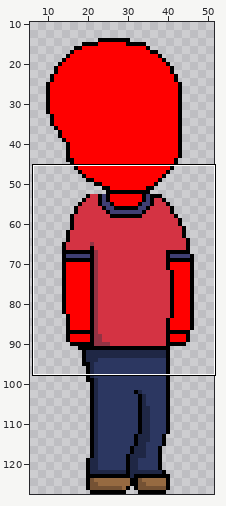
A pixel-art file gets an edit: Drawings/student with jump.ase. The first picture is a wide view before the edit; the outline marks the close-up.
Close-up. As it was:
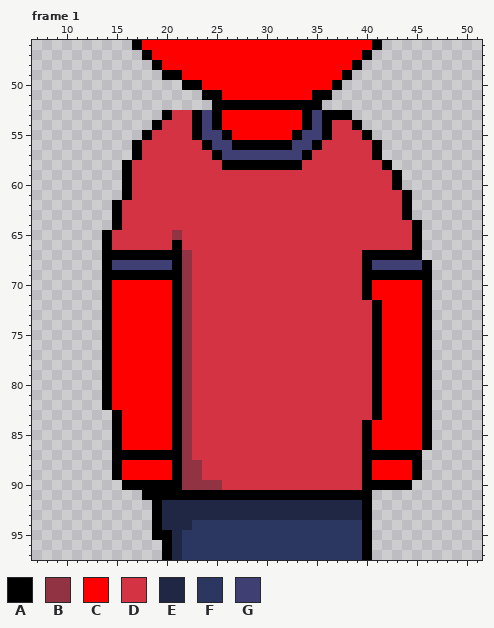
64x128 pixels, 6 frames. Shown: frame 1: x 7..51, y 46..97. The wide view leaves out empty margins. The commit also changed other frames or places, which this record leaves out.
Palette (. is transparent): A #000000  B #923343  C #ff0000  D #d43343  E #1f2745  F #2c3761  G #3f3f74
Pixels before, frame 1, first column x 14:
46 ...ACCCCCCCCCCCCCCCCCCCCCCCA.....
47 ....ACCCCCCCCCCCCCCCCCCCCCA......
48 .....ACCCCCCCCCCCCCCCCCCCA.......
49 ......AACCCCCCCCCCCCCCCCA........
50 ........AACCCCCCCCCCCCCA.........
51 ..........AACCCCCCCCCAA..........
52 ...........AAAAAAAAAAA...........
53 ......ADDAGACCCCCCCCAGAAA........
54 .....ADDDAGACCCCCCCCAGADDA.......
55 ....ADDDDAGGACCCCCCAGGADDDA......
56 ...ADDDDDDAGGAAAAAAGGADDDDDA.....
57 ...ADDDDDDDAGGGGGGGGADDDDDDA.....
58 ..ADDDDDDDDDAAAAAAAADDDDDDDDA....
59 ..ADDDDDDDDDDDDDDDDDDDDDDDDDDA...
60 ..ADDDDDDDDDDDDDDDDDDDDDDDDDDA...
61 ..ADDDDDDDDDDDDDDDDDDDDDDDDDDDA..
62 .ADDDDDDDDDDDDDDDDDDDDDDDDDDDDA..
63 .ADDDDDDDDDDDDDDDDDDDDDDDDDDDDA..
64 .ADDDDDDDDDDDDDDDDDDDDDDDDDDDDDA.
65 ADDDDDDBDDDDDDDDDDDDDDDDDDDDDDDA.
66 ADDDDDDADDDDDDDDDDDDDDDDDDDDDDDA.
67 AAAAAAAABDDDDDDDDDDDDDDDDDAAAAAA.
68 AGGGGGGABDDDDDDDDDDDDDDDDDAGGGGGA
69 AAAAAAAABDDDDDDDDDDDDDDDDDAAAAAAA
70 ACCCCCCABDDDDDDDDDDDDDDDDDACCCCCA
71 ACCCCCCABDDDDDDDDDDDDDDDDDACCCCCA
72 ACCCCCCABDDDDDDDDDDDDDDDDDDACCCCA
73 ACCCCCCABDDDDDDDDDDDDDDDDDDACCCCA
74 ACCCCCCABDDDDDDDDDDDDDDDDDDACCCCA
75 ACCCCCCABDDDDDDDDDDDDDDDDDDACCCCA
76 ACCCCCCABDDDDDDDDDDDDDDDDDDACCCCA
77 ACCCCCCABDDDDDDDDDDDDDDDDDDACCCCA
78 ACCCCCCABDDDDDDDDDDDDDDDDDDACCCCA
79 ACCCCCCABDDDDDDDDDDDDDDDDDDACCCCA
80 ACCCCCCABDDDDDDDDDDDDDDDDDDACCCCA
81 ACCCCCCABDDDDDDDDDDDDDDDDDDACCCCA
82 ACCCCCCABDDDDDDDDDDDDDDDDDDACCCCA
83 .ACCCCCABDDDDDDDDDDDDDDDDDDACCCCA
84 .ACCCCCABDDDDDDDDDDDDDDDDDACCCCCA
85 .ACCCCCABDDDDDDDDDDDDDDDDDACCCCCA
86 .ACCCCCABDDDDDDDDDDDDDDDDDACCCCCA
87 .AAAAAAABDDDDDDDDDDDDDDDDDAAAAAA.
88 .ACCCCCABBDDDDDDDDDDDDDDDDACCCCA.
89 .ACCCCCABBDDDDDDDDDDDDDDDDACCCCA.
90 ..AAAAAABBBBDDDDDDDDDDDDDDAAAAA..
91 ....AAAAAAAAAAAAAAAAAAAAAAA......
92 .....AEEEEEEEEEEEEEEEEEEEEA......
93 .....AEEEEEEEEEEEEEEEEEEEEA......
94 .....AEEEFFFFFFFFFFFFFFFFFA......
95 .....AAEFFFFFFFFFFFFFFFFFFA......
96 ......AEFFFFFFFFFFFFFFFFFFA......
97 ......AEFFFFFFFFFFFFFFFFFFA......
Now the later version:
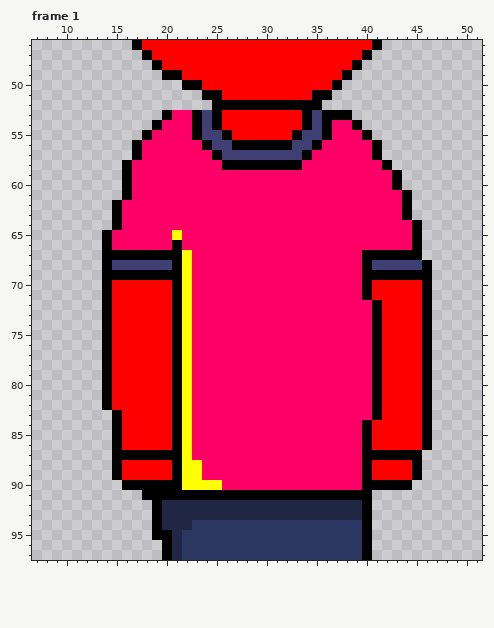
Changes in this commit:
colour B: #923343 -> #ffff00
colour D: #d43343 -> #ff0066
Changed places in both close-ups, as pixel boxes (x1, y1, x2, y2):
changed: (112, 110, 412, 490)
